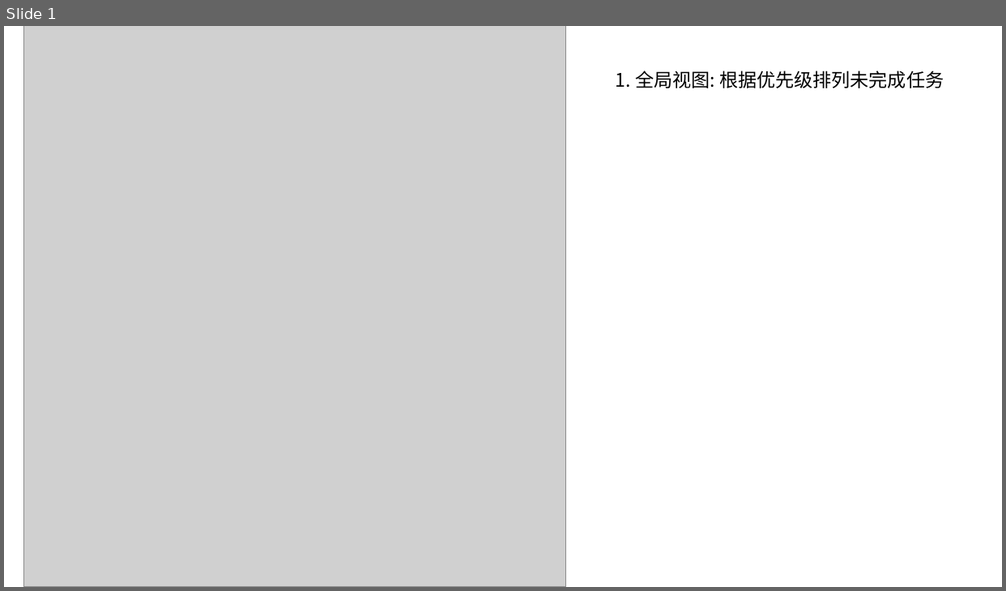
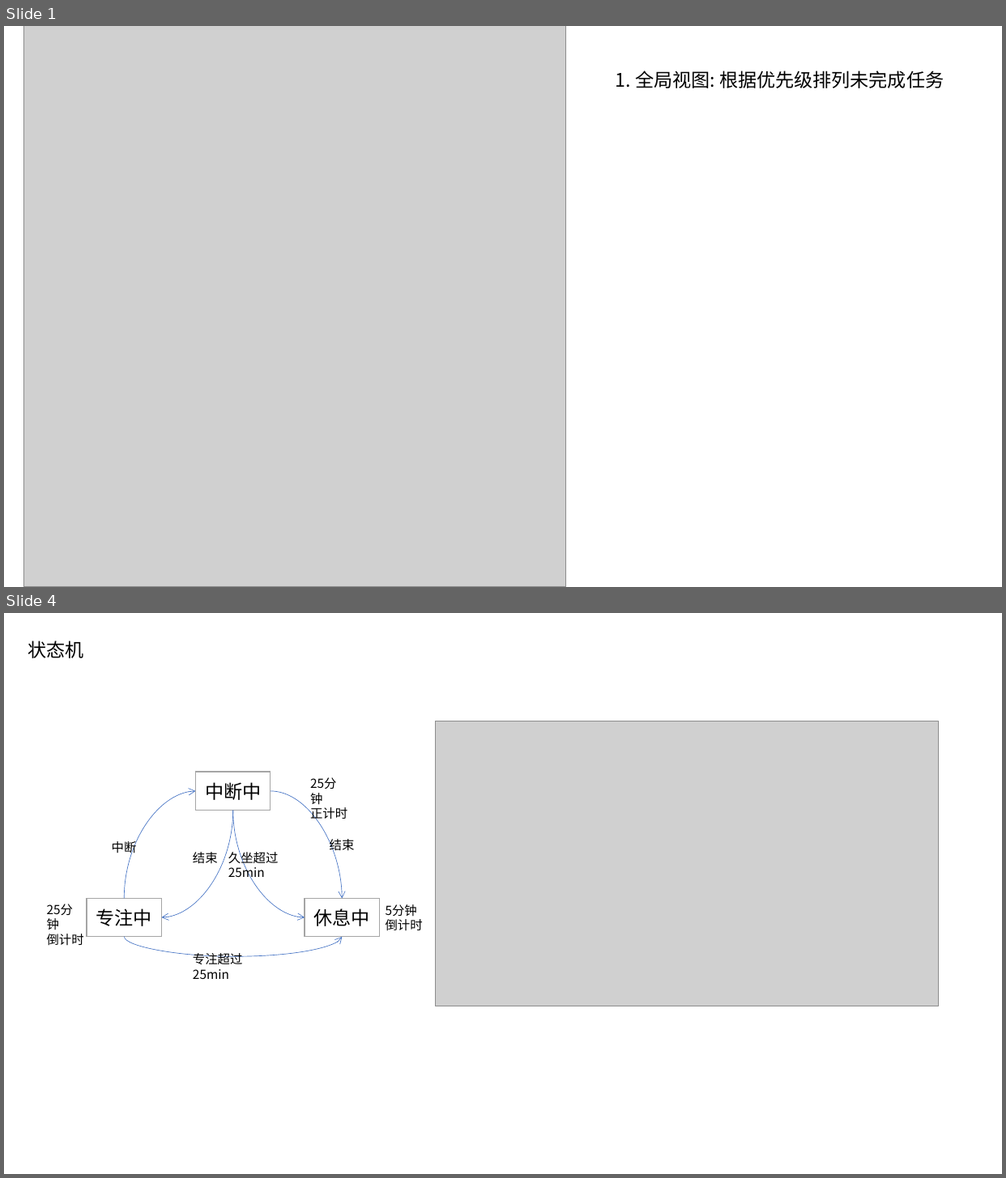
Before and after one commit to featzhang/flake-todo, a slide deck: docs/design/design-20210219.pptx. Shown one above the other, each under a label of ours: slide 1 before the commit, slides 1 and 4 after it; the slides between them are not shown. The pictures are 1006x591 and 1006x1178 pixels, drawn with LibreOffice and Linux fonts; fonts in the diff are those of the drawing; grey boxes stand for pictures. Boxes give left, top, right and bottom in pixels: in the first picture for what was removed or moved away, otherwise in the second. Text is boxed around its words. In the diff, an @@ line names an element or a change of style, - is before the commit and + after.

```diff
--- a/docs/design/design-20210219.pptx
+++ b/docs/design/design-20210219.pptx
@@ slide 4 added at box(4, 613, 1002, 1174), background #FFFFFF @@
@@ text added at box(27, 641, 83, 658), 18 pt, text #000000 @@
+状态机
@@ picture added at box(436, 722, 939, 1007) @@
@@ rectangle added at box(196, 772, 270, 810), fill #FFFFFF, outline #A5A5A5 1 pt, 18 pt, text #000000 @@
+中断中
@@ curved arrow added from (124, 898) to (196, 791), #4472C4 0.5 pt @@
@@ curved arrow added from (270, 791) to (343, 898), #4472C4 0.5 pt @@
@@ curved arrow added from (233, 811) to (161, 918), #4472C4 0.5 pt @@
@@ curved arrow added from (233, 811) to (305, 918), #4472C4 0.5 pt @@
@@ text added at box(310, 807, 347, 822), 12 pt, text #000000 @@
+25分钟
+正计时
@@ text added at box(112, 840, 137, 856), 12 pt, text #000000 @@
+中断
@@ text added at box(193, 852, 218, 864), 12 pt, text #000000 @@
+结束
@@ text added at box(228, 850, 279, 881), 12 pt, text #000000 @@
+久坐超过25min
@@ text added at box(330, 839, 355, 853), 12 pt, text #000000 @@
+结束
@@ rectangle added at box(87, 898, 161, 936), fill #FFFFFF, outline #A5A5A5 1 pt, 18 pt, text #000000 @@
+专注中
@@ rectangle added at box(305, 898, 380, 936), fill #FFFFFF, outline #A5A5A5 1 pt, 18 pt, text #000000 @@
+休息中
@@ text added at box(386, 905, 423, 931), 12 pt, text #000000 @@
+5分钟
+倒计时
@@ text added at box(47, 934, 84, 946), 12 pt, text #000000 @@
+25分钟
+倒计时
@@ curved arrow added from (125, 936) to (343, 937), #4472C4 0.5 pt @@
@@ text added at box(193, 953, 243, 979), 12 pt, text #000000 @@
+专注超过25min
```
Also in this commit, not shown: 1 slide changed, 6 other slides added, 2 slides removed, 31 other files.
